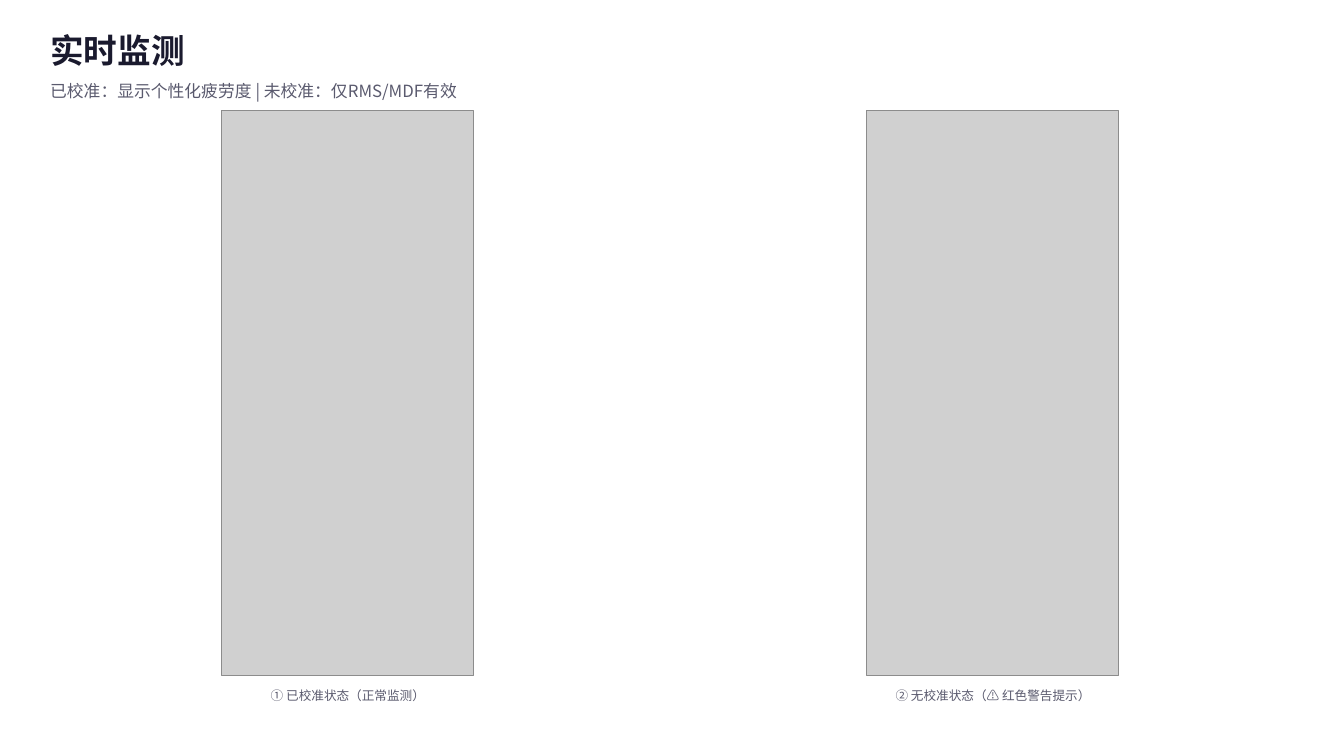
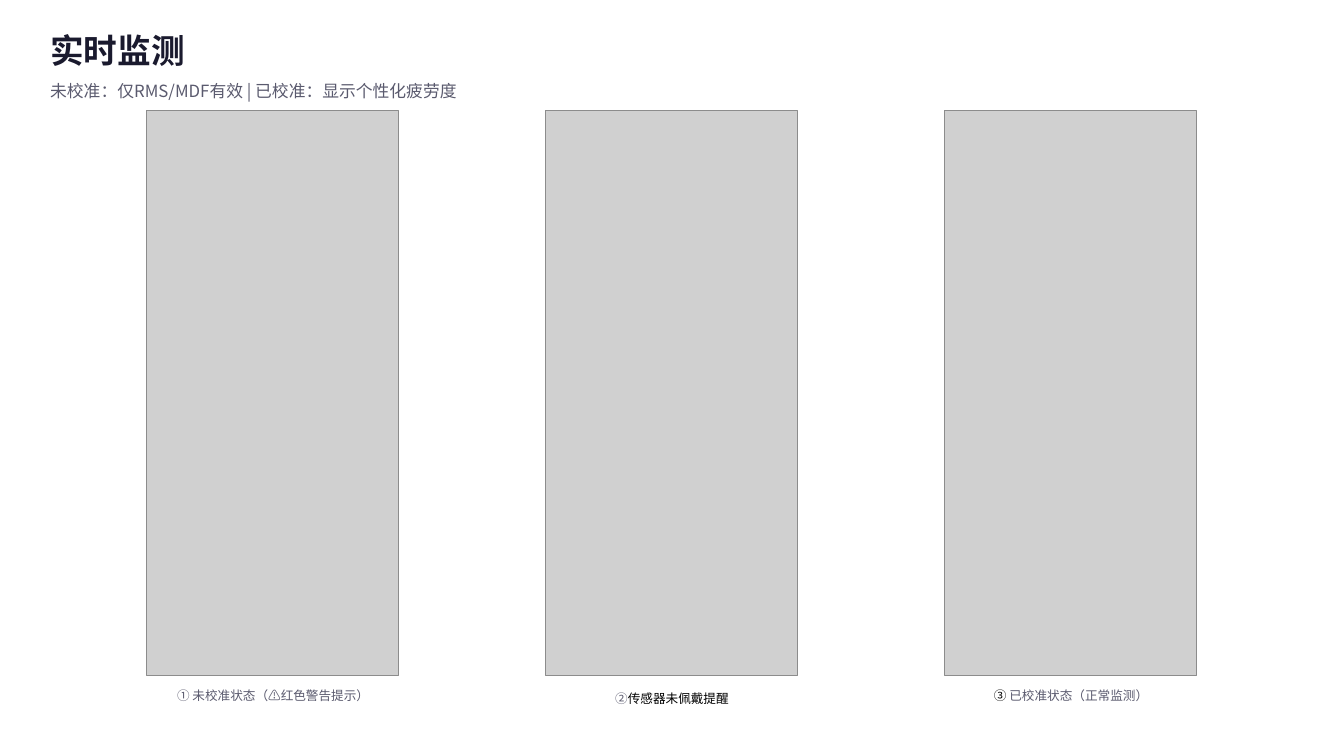
Before and after one commit to auxhh7262/sEMG_B_Project, a slide deck: slide 6 of docs/sEMG肌肉疲劳监测_小程序操作指南.pptx. Drawn at 1344x756 pixels with LibreOffice and Linux fonts; fonts in the diff are those of the drawing; grey boxes stand for pictures. Boxes give left, top, right and bottom in pixels: in the first picture for what was removed or moved away, otherwise in the second. Text is boxed around its words. In the diff, an @@ line names an element or a change of style, - is before the commit and + after.

```diff
--- a/docs/sEMG肌肉疲劳监测_小程序操作指南.pptx
+++ b/docs/sEMG肌肉疲劳监测_小程序操作指南.pptx
@@ text at <box>50,83,456,100</box>: text changed @@
-已校准：显示个性化疲劳度 | 未校准：仅RMS/MDF有效
+未校准：仅RMS/MDF有效 | 已校准：显示个性化疲劳度
@@ picture: place and size @@
-picture at <box>867,111,1119,676</box>
+picture at <box>147,111,399,676</box>
@@ picture removed at <box>222,111,474,676</box> @@
@@ picture added at <box>546,111,799,676</box> @@
@@ picture added at <box>946,111,1198,676</box> @@
@@ text at <box>177,689,369,701</box>: text changed @@
-① 已校准状态（正常监测）
+① 未校准状态（⚠红色警告提示）
@@ text at <box>994,689,1148,701</box>: text changed @@
-② 无校准状态（⚠ 红色警告提示）
+③ 已校准状态（正常监测）
@@ text added at <box>615,692,729,704</box>, 9 pt, text #000000 @@
+②传感器未佩戴提醒
```
Also in this commit, not shown: 4 other slides changed, 34 other files.
